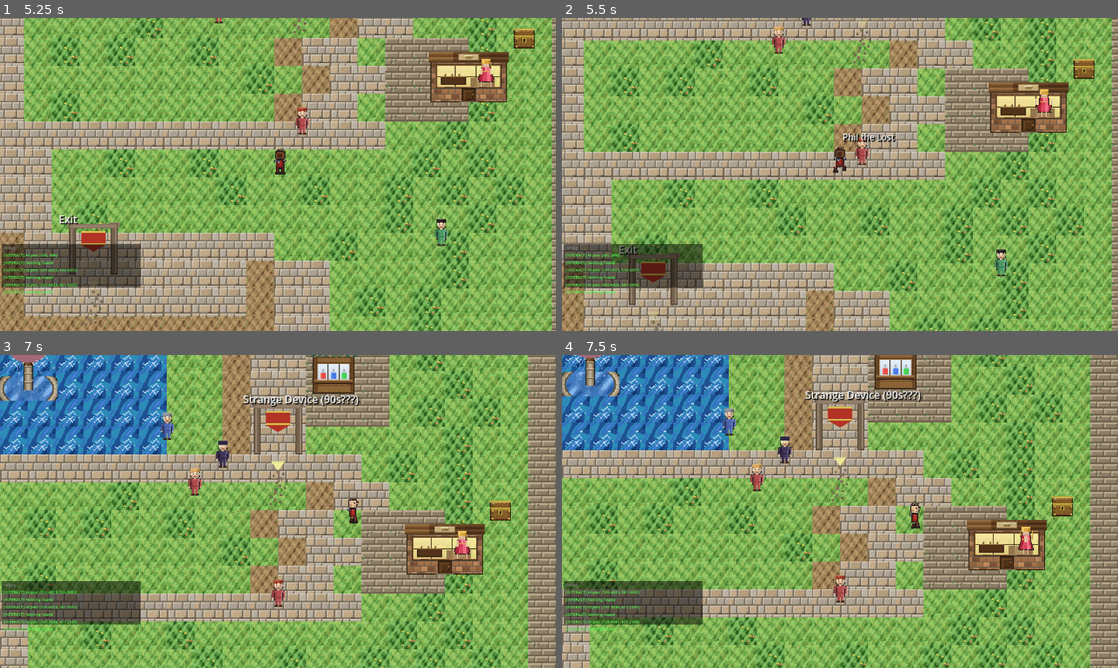
Above: before the commit, frames 1-4 (two rows, left to right).
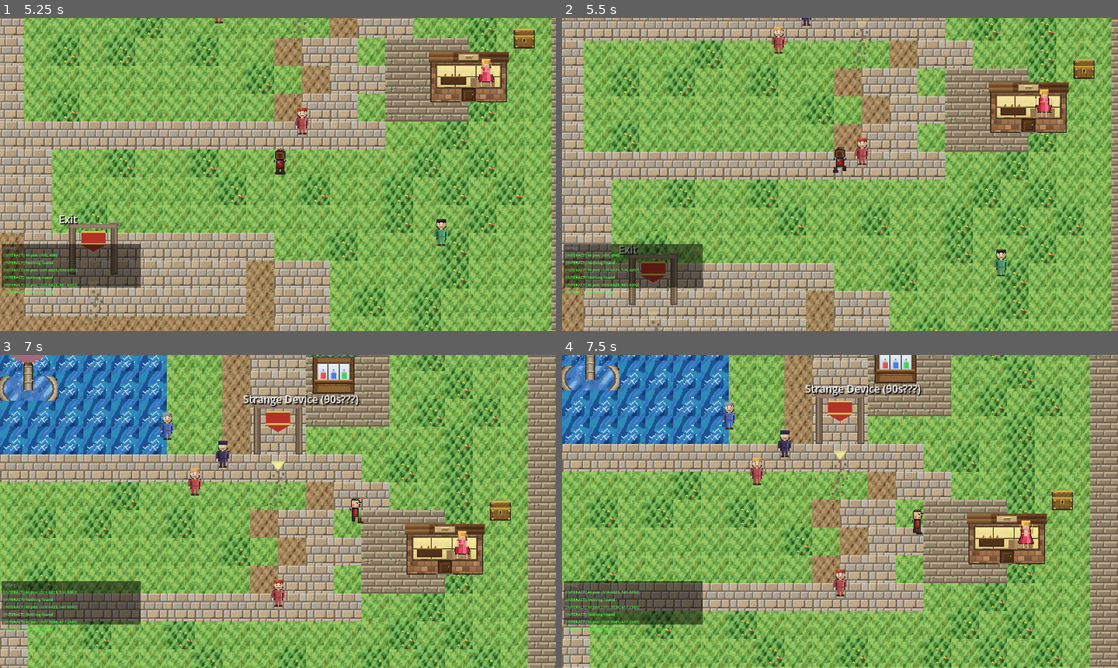
Above: after the commit, the same moments.

Repository: struktured-labs/cowardly-irregular
Game: Godot game, scene res://src/maps/villages/HarmoniaVillage.tscn
The game is run twice, just before and just after one commit, with the same random seed, the same clock (stepped at 60 frames per second) and the same inputs. This scene is started directly instead of the project's main scene.
Inputs (mouse positions are in pixels of both pictures, inside the frame that each line leads up to):
- Up to frame 1 (5.25 s): tap Enter at 0.5 s; move the mouse to (250, 237) at 0.52 s; hold Up (ui_up) 0.53-1.25 s; hold R (battle_advance) 0.53-1.25 s; click (250, 237) at 0.67 s; tap Z (ui_accept) at 0.77, 1.07, 3.77, 4.07 s; drag from (444, 221) to (417, 55) at 1.27 s; move the mouse to (111, 127) at 2.02 s; hold Left (ui_left) 2.03-2.75 s; hold Tab (battle_toggle_auto) 2.03-2.75 s; drag from (305, 174) to (16, 265) at 2.77 s; move the mouse to (194, 96) at 3.52 s; hold Down (ui_down) 3.53-4.25 s; tap E (camera_rotate_right) at 3.6 s; drag from (400, 158) to (528, 218) at 4.27 s; move the mouse to (166, 190) at 5.02 s; hold Up (ui_up) from 5.03 s (still down); tap Alt at 5.1 s; click (166, 190) at 5.17 s
- Up to frame 2 (5.5 s): keep holding Up (ui_up)
- Up to frame 3 (7 s): release Up (ui_up) at 5.75 s; drag from (333, 442) to (300, 520) at 5.77 s; move the mouse to (250, 574) at 6.52 s; hold Right (ui_right) from 6.53 s (still down); tap Y at 6.6 s; tap Z (ui_accept) at 6.77 s
- Up to frame 4 (7.5 s): tap Z (ui_accept) at 7.07 s; release Right (ui_right) at 7.25 s; drag from (1006, 558) to (840, 592) at 7.27 s

Frame 1 is identical in both runs. In frame 2, 0.2% of the frame differs, in the area x 50-60%, y 36-40%; in frame 3, 0.1%; in frame 4, 67%, in the area x 0-100%, y 0-100%.

Commit message:
fix: player getting stuck on tree/tile edges
Two issues:
1. CharacterBody2D was using default MOTION_MODE_GROUNDED (platformer
   mode) — doesn't slide along walls in top-down games. Changed to
   MOTION_MODE_FLOATING which enables wall sliding in all directions.
2. Collision radius 10→7 — smaller circle navigates tight gaps between
   tiles without getting wedged in corners.

Co-Authored-By: Claude Opus 4.6 (1M context) <noreply@anthropic.com>

Diff:
--- a/src/exploration/OverworldPlayer.gd
+++ b/src/exploration/OverworldPlayer.gd
@@ -204,6 +204,9 @@
 
 
 func _ready() -> void:
+	# FLOATING mode for top-down — enables wall sliding in all directions
+	# (default GROUNDED mode is for platformers and causes stuck-on-edges)
+	motion_mode = CharacterBody2D.MOTION_MODE_FLOATING
 	_setup_sprite()
 	_generate_all_sprites()
 	_update_sprite()
@@ -218,7 +221,7 @@
 	var collision = CollisionShape2D.new()
 	collision.name = "Collision"
 	var shape = CircleShape2D.new()
-	shape.radius = 10.0  # Tight collision for smooth navigation
+	shape.radius = 7.0  # Small radius prevents getting stuck on tile edges
 	collision.shape = shape
 	collision.position = Vector2(0, 4)  # Offset down slightly (feet collision)
 	add_child(collision)
